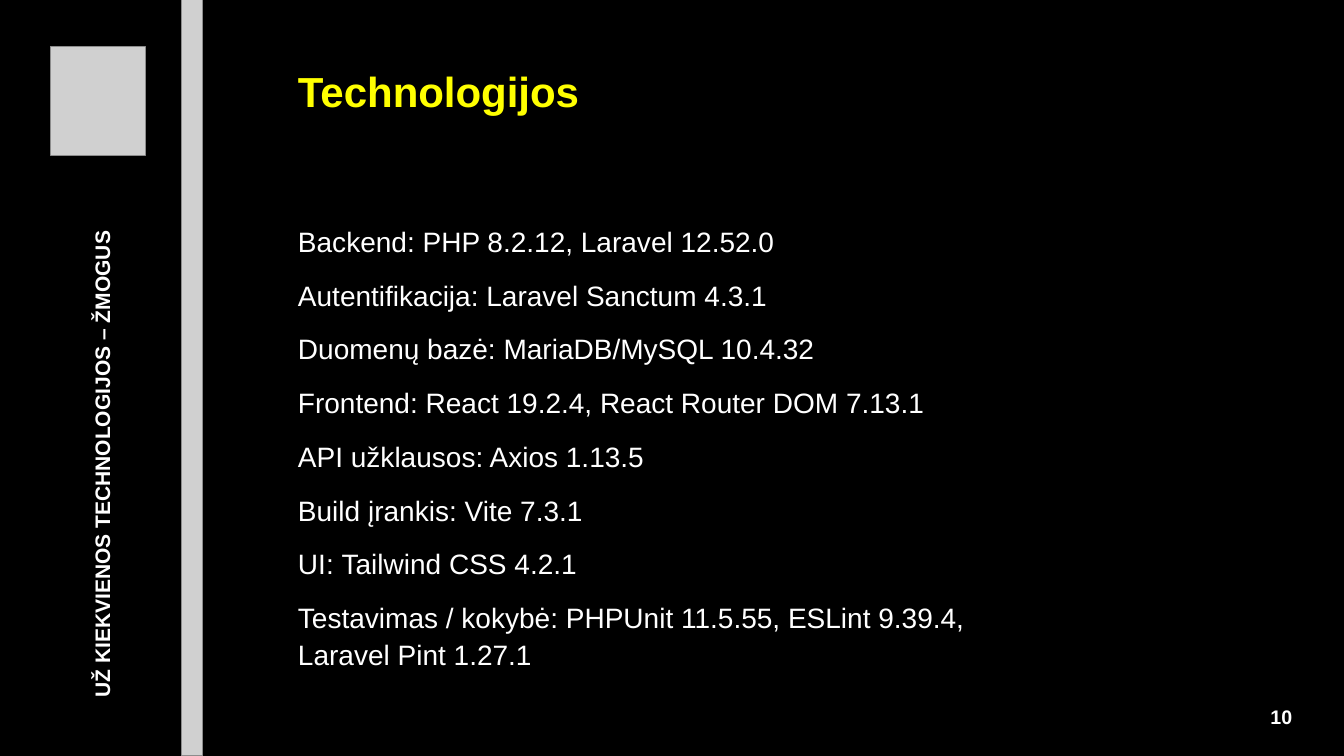
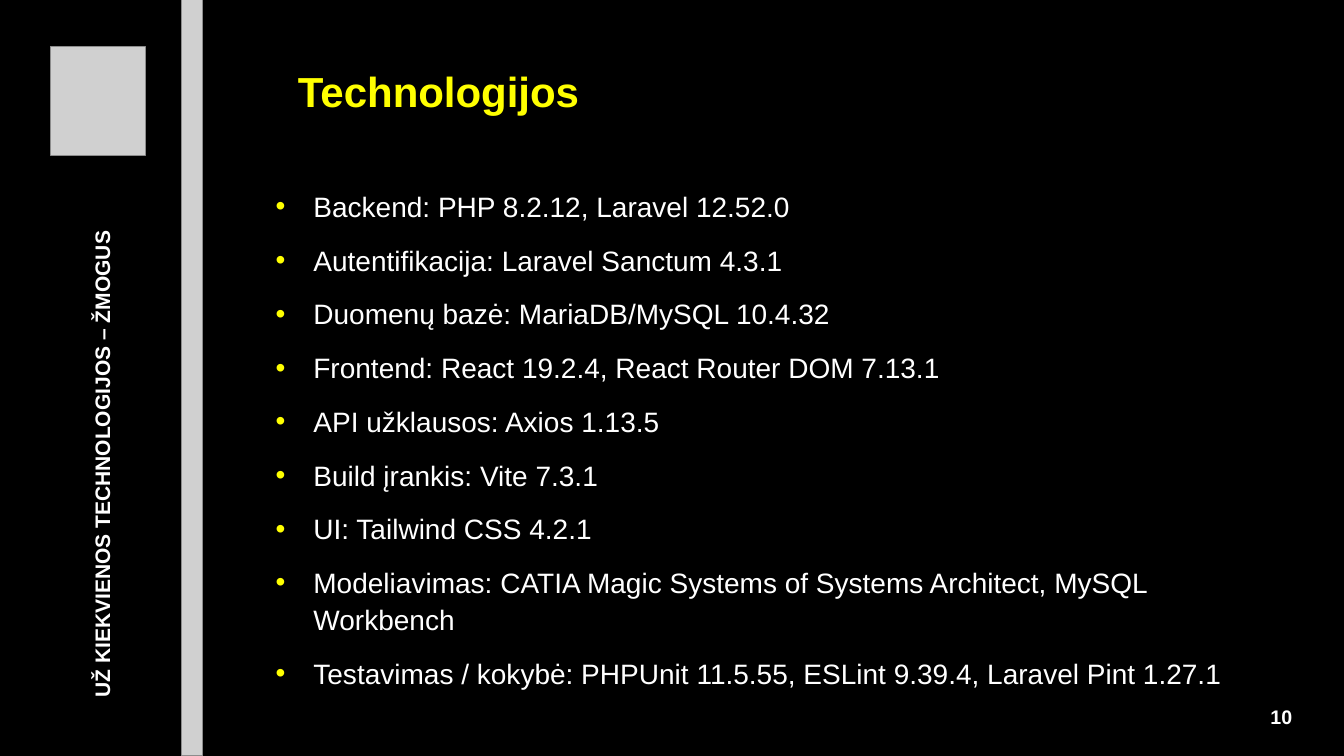
Before and after one commit to kalbaca12/Tournament, a slide deck: slide 10 of SKAIDRES_bendros_sablonas-LT_Arial_su_projekto_skaidremis_v3.pptx. Drawn at 1344x756 pixels with LibreOffice and Linux fonts; fonts in the diff are those of the drawing; grey boxes stand for pictures. Boxes give left, top, right and bottom in pixels: in the first picture for what was removed or moved away, otherwise in the second. Text is boxed around its words. In the diff, an @@ line names an element or a change of style, - is before the commit and + after.

```diff
--- a/SKAIDRES_bendros_sablonas-LT_Arial_su_projekto_skaidremis_v3.pptx
+++ b/SKAIDRES_bendros_sablonas-LT_Arial_su_projekto_skaidremis_v3.pptx
@@ text "Backend: PHP 8.2.12, Laravel 12.52.0" moved from (x1=298, y1=231, x2=964, y2=666) to (x1=313, y1=196, x2=1221, y2=689) @@
@@ text at (x1=313, y1=196, x2=1221, y2=689): bullet none to • @@
@@ text at (x1=313, y1=572, x2=1147, y2=631): paragraph added @@
+• Modeliavimas: CATIA Magic Systems of Systems Architect, MySQL Workbench
```
Also in this commit, not shown: 11 other slides changed, 30 slides removed, 4 other files.
